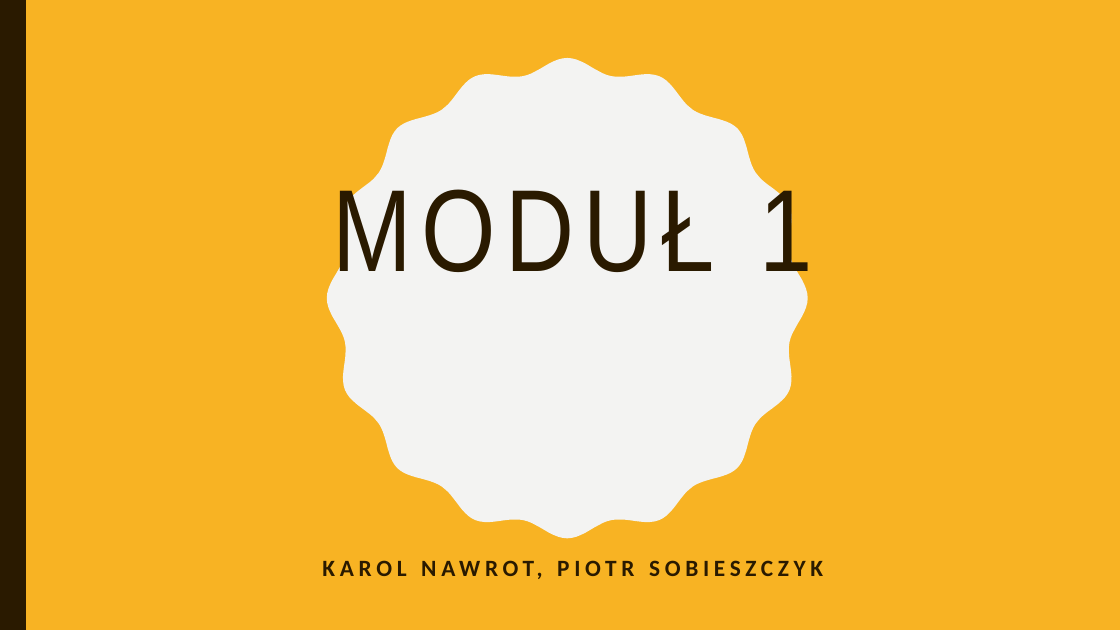
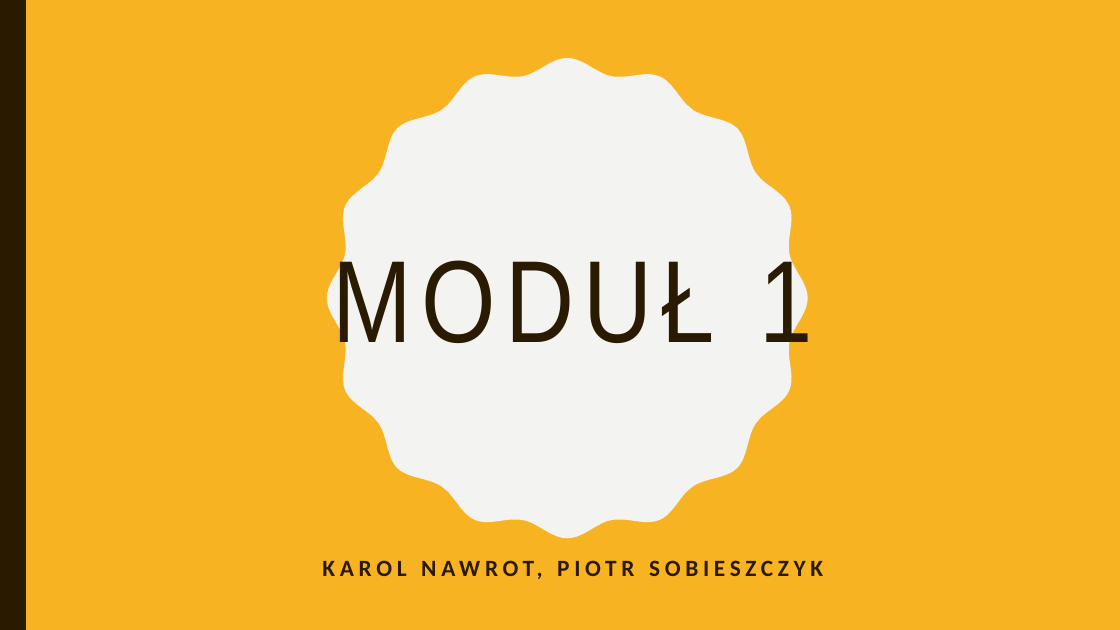
Before and after one commit to Sobiechh/ZSI, a slide deck: slide 1 of MODUL 1/Moduł1.pptx. Drawn at 1120x630 pixels with LibreOffice and Linux fonts; fonts in the diff are those of the drawing. Boxes give left, top, right and bottom in pixels: in the first picture for what was removed or moved away, otherwise in the second. Text is boxed around its words. In the diff, an @@ line names an element or a change of style, - is before the commit and + after.

```diff
--- a/MODUL 1/Moduł1.pptx
+++ b/MODUL 1/Moduł1.pptx
@@ title "MODUŁ 1": place and size @@
-title "MODUŁ 1" at [332, 177, 813, 292]
+title "MODUŁ 1" at [332, 248, 813, 363]
```
Also in this commit, not shown: 1 other slide changed, 8 slides added.
